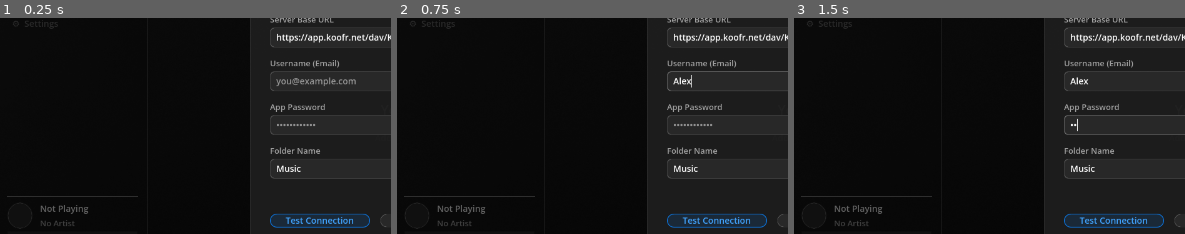
Above: before the commit, frames 1-3 (left to right).
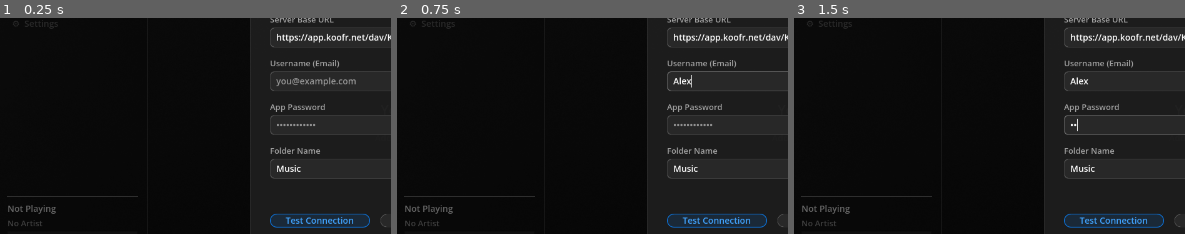
Above: after the commit, the same moments.

Repository: Ghigog/vapor-music
Game: Godot game, scene res://scenes/main.tscn
The game is run twice, just before and just after one commit, with the same random seed, the same clock (stepped at 60 frames per second) and the same inputs.
Inputs (mouse positions are % of the whole screen's width and height, from its top left):
- Up to frame 1 (0.25 s): no input
- Up to frame 2 (0.75 s): click (50, 47) at 0.52 s; type "Alex" at 0.6 s
- Up to frame 3 (1.5 s): click (50, 57) at 0.75 s; type "12" at 0.83 s; click "▶ Play" at 1.25 s
The pictures show only the part of the screen within x 2-52%, y 32-82%; the shares and areas given below are measured in that part.

The runs differ from the first frame. In frame 1, 0.5% of the frame differs, in the area x 2-23%, y 86-97%; in frame 2, 0.5%; in frame 3, 0.5%.

Commit message:
lyrics fix

Diff:
--- a/assets/shaders/blur.gdshader
+++ b/assets/shaders/blur.gdshader
@@ -3,7 +3,7 @@
 uniform float blur_amount : hint_range(0.0, 10.0) = 2.0;
 
 void fragment() {
-    COLOR = textureLod(screen_texture, SCREEN_UV, blur_amount);
-    // Dark/tint overlay to make the text on top pop and be readable
-    COLOR.rgb = mix(COLOR.rgb, vec3(0.0), 0.3);
+    vec4 sampled = textureLod(screen_texture, SCREEN_UV, blur_amount);
+    COLOR.rgb = mix(sampled.rgb, vec3(0.0), 0.45);
+    COLOR.a = max(sampled.a, 0.5);
 }
--- a/scenes/ui/sidebar/sidebar.tscn
+++ b/scenes/ui/sidebar/sidebar.tscn
@@ -83,10 +83,6 @@
 layout_mode = 2
 theme_override_constants/separation = 12
 
-[node name="AlbumArt" type="Panel" parent="VBox/NowPlaying/HBox" unique_id=111111114]
-custom_minimum_size = Vector2(40, 40)
-layout_mode = 2
-
 [node name="Info" type="VBoxContainer" parent="VBox/NowPlaying/HBox" unique_id=111111115]
 layout_mode = 2
 size_flags_horizontal = 3
--- a/scripts/screens/library_screen.gd
+++ b/scripts/screens/library_screen.gd
@@ -273,112 +273,18 @@
 	var match_obj := regex.search(clean)
 	return match_obj != null
 
-## Smart metadata parser that handles structured filenames and path/directory fallbacks
 func _parse_track_info(href: String) -> Dictionary:
-	# Check metadata service cache first
 	if is_instance_valid(MetadataService):
-		var cached := MetadataService.get_cached_metadata(href)
-		if not cached.is_empty():
-			var cached_artist: String = cached.get("artist_name", "")
-			var cached_album: String = cached.get("album_name", "")
-			var cached_track: String = cached.get("track_title", "")
-			if not cached_artist.is_empty() and cached_artist != "Unknown Artist" \
-					and not cached_album.is_empty() and cached_album != "Unknown Album":
-				return {
-					"artist": cached_artist,
-					"album": cached_album,
-					"track": cached_track if not cached_track.is_empty() else href.get_file().uri_decode().get_basename()
-				}
-
+		return MetadataService.parse_track_info(href)
+
+	# Fallback in case MetadataService is not loaded/valid
 	var raw_filename := href.get_file().uri_decode()
-	var display_name := raw_filename.get_basename()
-
-	var file_artist := ""
-	var file_album := ""
-	var file_track := display_name
-
-	# Parse path segments for directory structure fallback
-	var decoded_path := href.uri_decode()
-	var path_segments := []
-	for segment in decoded_path.split("/"):
-		if not segment.is_empty():
-			path_segments.append(segment)
-
-	var base_folder := "Music"
-	if SettingsManager.has_credentials() and "webdav_folder" in SettingsManager:
-		base_folder = SettingsManager.webdav_folder
-
-	var relative_start := -1
-	for i in range(path_segments.size()):
-		if path_segments[i].to_lower() == base_folder.to_lower():
-			relative_start = i + 1
-			break
-
-	var relative_segments := []
-	if relative_start != -1 and relative_start < path_segments.size():
-		relative_segments = path_segments.slice(relative_start, path_segments.size() - 1)
-	else:
-		if path_segments.size() >= 2:
-			relative_segments = path_segments.slice(0, path_segments.size() - 1)
-
-	var folder_artist := ""
-	var folder_album := ""
-
-	if relative_segments.size() >= 2:
-		folder_artist = relative_segments[0].strip_edges()
-		folder_album = relative_segments[1].strip_edges()
-	elif relative_segments.size() == 1:
-		var seg: String = relative_segments[0].strip_edges()
-		var clean_seg := seg.replace("–", "-").replace("—", "-")
-		if " - " in clean_seg:
-			var parts: PackedStringArray = clean_seg.split(" - ")
-			if parts.size() == 2:
-				folder_artist = parts[0].strip_edges()
-				folder_album = parts[1].strip_edges()
-			else:
-				folder_album = seg
-		else:
-			folder_album = seg
-
-	# Parse structured filename "Artist - Album - Track" or "Artist - Track"
-	var clean_display := display_name.replace("–", "-").replace("—", "-")
-	if " - " in clean_display:
-		var raw_parts := clean_display.split(" - ")
-		# If the first part is a track number, remove it to normalize parsing
-		if raw_parts.size() > 1 and _is_track_number_prefix(raw_parts[0]):
-			raw_parts.remove_at(0)
-
-		if raw_parts.size() >= 3:
-			file_artist = raw_parts[0].strip_edges()
-			file_album = raw_parts[1].strip_edges()
-			var track_parts := []
-			for i in range(2, raw_parts.size()):
-				track_parts.append(raw_parts[i])
-			file_track = " - ".join(track_parts).strip_edges()
-		elif raw_parts.size() == 2:
-			file_artist = raw_parts[0].strip_edges()
-			file_track = raw_parts[1].strip_edges()
-		elif raw_parts.size() == 1:
-			file_track = raw_parts[0].strip_edges()
-
-	# Combine information with sensible priority: file-parsed first, then folder-derived.
-	var artist := "Unknown Artist"
-	if not file_artist.is_empty():
-		artist = file_artist
-	elif not folder_artist.is_empty():
-		artist = folder_artist
-
-	var album := "Unknown Album"
-	if not file_album.is_empty():
-		album = file_album
-	elif not folder_album.is_empty():
-		album = folder_album
-
 	return {
-		"artist": artist,
-		"album": album,
-		"track": file_track.strip_edges()
+		"artist": "Unknown Artist",
+		"album": "Unknown Album",
+		"track": raw_filename.get_basename()
 	}
+
 
 func _on_add_music_pressed() -> void:
 	if SettingsManager.has_credentials():
--- a/scripts/services/metadata_service.gd
+++ b/scripts/services/metadata_service.gd
@@ -368,3 +368,120 @@
 		img_path = meta.get("artist_image_local", "")
 	var lyrics: Dictionary = meta.get("lyrics", {})
 	track_focused.emit(artist, album, title, lyrics, img_path)
+
+func focus_track_by_href(href: String) -> void:
+	var info := parse_track_info(href)
+	await focus_track(href, info.artist, info.album, info.track)
+
+## Helper to identify numeric/alphanumeric track number prefixes (e.g., "01", "1", "A1", "1-01")
+func _is_track_number_prefix(s: String) -> bool:
+	var clean := s.strip_edges()
+	if clean.is_valid_int():
+		return true
+	var regex := RegEx.new()
+	regex.compile("^[A-Za-z]?\\d+[-a-zA-Z]?$")
+	var match_obj := regex.search(clean)
+	return match_obj != null
+
+## Smart metadata parser that handles structured filenames and path/directory fallbacks
+func parse_track_info(href: String) -> Dictionary:
+	var cached := get_cached_metadata(href)
+	if not cached.is_empty():
+		var cached_artist: String = cached.get("artist_name", "")
+		var cached_album: String = cached.get("album_name", "")
+		var cached_track: String = cached.get("track_title", "")
+		if not cached_artist.is_empty() and cached_artist != "Unknown Artist" \
+				and not cached_album.is_empty() and cached_album != "Unknown Album":
+			return {
+				"artist": cached_artist,
+				"album": cached_album,
+				"track": cached_track if not cached_track.is_empty() else href.get_file().uri_decode().get_basename()
+			}
+
+	var raw_filename := href.get_file().uri_decode()
+	var display_name := raw_filename.get_basename()
+
+	var file_artist := ""
+	var file_album := ""
+	var file_track := display_name
+
+	# Parse path segments for directory structure fallback
+	var decoded_path := href.uri_decode()
+	var path_segments := []
+	for segment in decoded_path.split("/"):
+		if not segment.is_empty():
+			path_segments.append(segment)
+
+	var base_folder := "Music"
+	if SettingsManager.has_credentials() and "webdav_folder" in SettingsManager:
+		base_folder = SettingsManager.webdav_folder
+
+	var relative_start := -1
+	for i in range(path_segments.size()):
+		if path_segments[i].to_lower() == base_folder.to_lower():
+			relative_start = i + 1
+			break
+
+	var relative_segments := []
+	if relative_start != -1 and relative_start < path_segments.size():
+		relative_segments = path_segments.slice(relative_start, path_segments.size() - 1)
+	else:
+		if path_segments.size() >= 2:
+			relative_segments = path_segments.slice(0, path_segments.size() - 1)
+
+	var folder_artist := ""
+	var folder_album := ""
+
+	if relative_segments.size() >= 2:
+		folder_artist = relative_segments[0].strip_edges()
+		folder_album = relative_segments[1].strip_edges()
+	elif relative_segments.size() == 1:
+		var seg: String = relative_segments[0].strip_edges()
+		var clean_seg := seg.replace("–", "-").replace("—", "-")
+		if " - " in clean_seg:
+			var parts: PackedStringArray = clean_seg.split(" - ")
+			if parts.size() == 2:
+				folder_artist = parts[0].strip_edges()
+				folder_album = parts[1].strip_edges()
+			else:
+				folder_album = seg
+		else:
+			folder_album = seg
+
+	# Parse structured filename "Artist - Album - Track" or "Artist - Track"
+	var clean_display := display_name.replace("–", "-").replace("—", "-")
+	if " - " in clean_display:
+		var raw_parts := clean_display.split(" - ")
+		if raw_parts.size() > 1 and _is_track_number_prefix(raw_parts[0]):
+			raw_parts.remove_at(0)
+
+		if raw_parts.size() >= 3:
+			file_artist = raw_parts[0].strip_edges()
+			file_album = raw_parts[1].strip_edges()
+			var track_parts := []
+			for i in range(2, raw_parts.size()):
+				track_parts.append(raw_parts[i])
+			file_track = " - ".join(track_parts).strip_edges()
+		elif raw_parts.size() == 2:
+			file_artist = raw_parts[0].strip_edges()
+			file_track = raw_parts[1].strip_edges()
+		elif raw_parts.size() == 1:
+			file_track = raw_parts[0].strip_edges()
+
+	var artist := "Unknown Artist"
+	if not file_artist.is_empty():
+		artist = file_artist
+	elif not folder_artist.is_empty():
+		artist = folder_artist
+
+	var album := "Unknown Album"
+	if not file_album.is_empty():
+		album = file_album
+	elif not folder_album.is_empty():
+		album = folder_album
+
+	return {
+		"artist": artist,
+		"album": album,
+		"track": file_track.strip_edges()
+	}
--- a/scripts/ui/sidebar.gd
+++ b/scripts/ui/sidebar.gd
@@ -11,7 +11,6 @@
 
 @onready var track_title_label: Label = $VBox/NowPlaying/HBox/Info/TrackTitle
 @onready var artist_label: Label = $VBox/NowPlaying/HBox/Info/ArtistLabel
-@onready var album_art: Panel = $VBox/NowPlaying/HBox/AlbumArt
 @onready var play_pause_btn: Button = $VBox/PlayerTiles/PlayPauseBtn
 @onready var backward_btn: Button = $VBox/PlayerTiles/ControlsHBox/BackwardBtn
 @onready var forward_btn: Button = $VBox/PlayerTiles/ControlsHBox/ForwardBtn
@@ -194,9 +193,6 @@
 
 	var theme = ThemeManager.current_theme
 
-	# Album art style
-	album_art.add_theme_stylebox_override("panel", ThemeManager.make_circle_placeholder())
-
 	# Typography & colors for labels
 	track_title_label.add_theme_color_override("font_color", theme.TEXT_PRIMARY)
 	track_title_label.add_theme_font_override("font", theme.font_ui)
@@ -261,6 +257,11 @@
 
 	track_title_label.text = clean_name
 	artist_label.text = artist_name if artist_name != "" else "Unknown Artist"
+
+	if is_instance_valid(MetadataService) and AudioManager.current_track_index != -1 and AudioManager.current_track_index < AudioManager.current_playlist.size():
+		var href = AudioManager.current_playlist[AudioManager.current_track_index]
+		MetadataService.focus_track_by_href(href)
+
 
 
 func _on_playback_toggled(is_playing: bool) -> void:
Not shown, changed: export_presets.cfg
Not shown, changed: README.md
